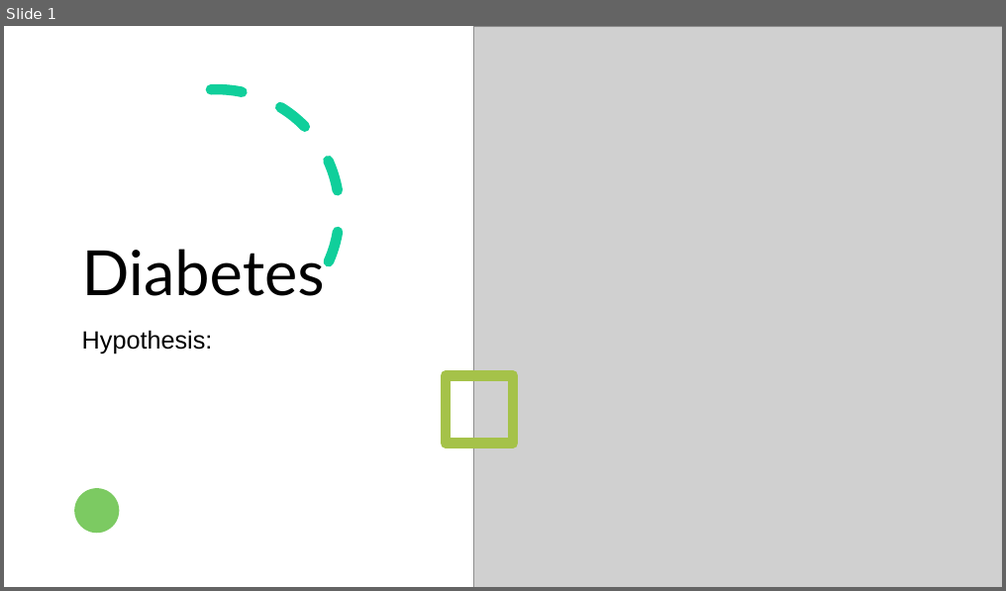
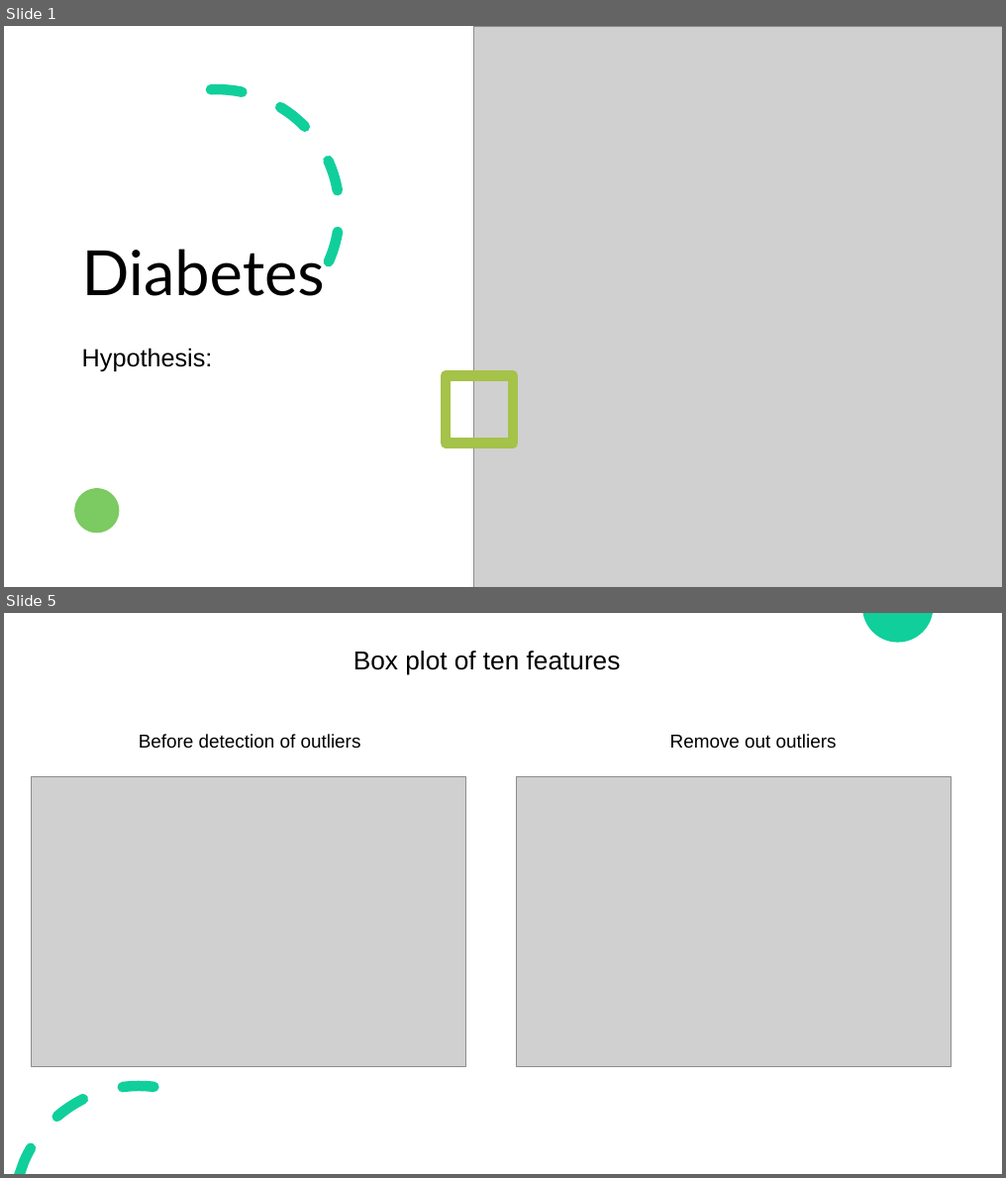
Before and after one commit to HienTruong89/Data_science, a slide deck: machine learning/Diabetes_results.pptx. Shown one above the other, each under a label of ours: slide 1 before the commit, slides 1 and 5 after it; the slides between them are not shown. The pictures are 1006x591 and 1006x1178 pixels, drawn with LibreOffice and Linux fonts; fonts in the diff are those of the drawing; grey boxes stand for pictures. Boxes give left, top, right and bottom in pixels: in the first picture for what was removed or moved away, otherwise in the second. Text is boxed around its words. In the diff, an @@ line names an element or a change of style, - is before the commit and + after.

```diff
--- a/machine learning/Diabetes_results.pptx
+++ b/machine learning/Diabetes_results.pptx
@@ slide 5 added at [4, 613, 1002, 1174], background #FFFFFF @@
@@ freeform shape added at [863, 613, 933, 642], fill #10CF9B @@
@@ text added at [353, 651, 621, 675], 25 pt, text #000000 @@
+Box plot of ten features
@@ text added at [139, 734, 361, 749], 18 pt, text #000000 @@
+Before detection of outliers
@@ text added at [670, 734, 837, 749], 18 pt, text #000000 @@
+Remove out outliers
@@ picture added at [31, 777, 466, 1066] @@
@@ picture added at [517, 777, 951, 1066] @@
@@ freeform shape added at [15, 1081, 159, 1174], fill #10CF9B @@
@@ slide 1 changed as well @@
@@ subtitle "Hypothesis:": place and size @@
-subtitle "Hypothesis:" at [82, 330, 213, 354]
+subtitle "Hypothesis:" at [82, 348, 213, 372]
```
Also in this commit, not shown: 4 other slides added, 2 slides removed, 1 other file.
